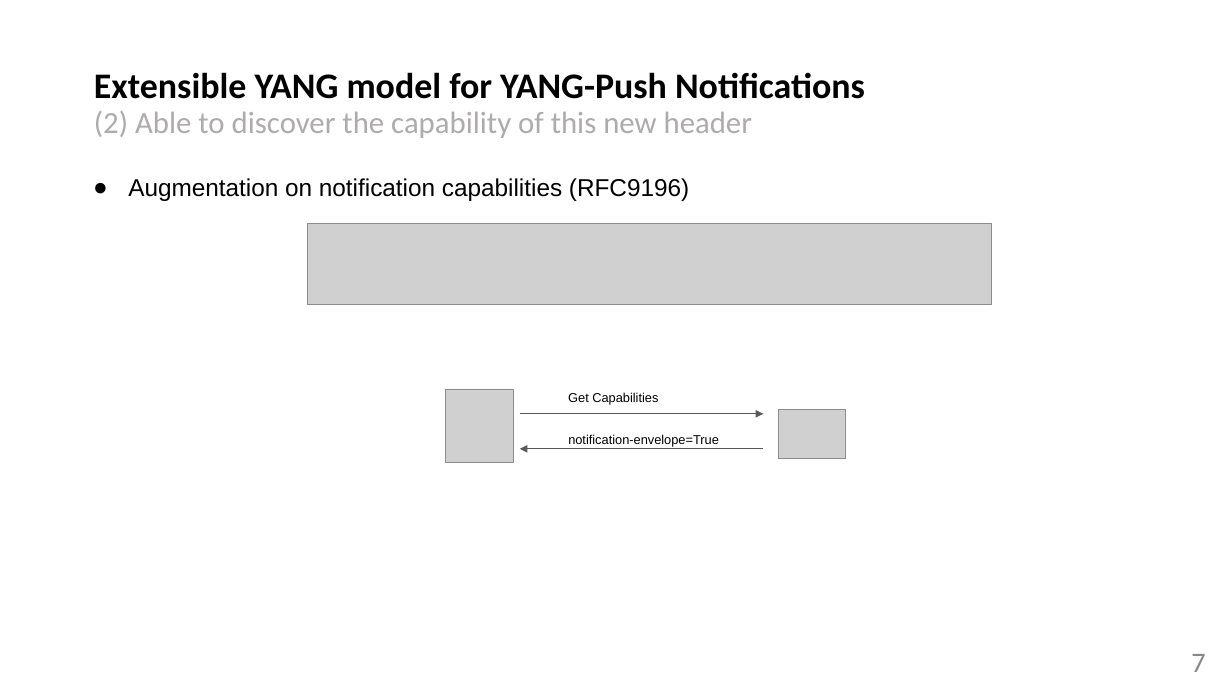
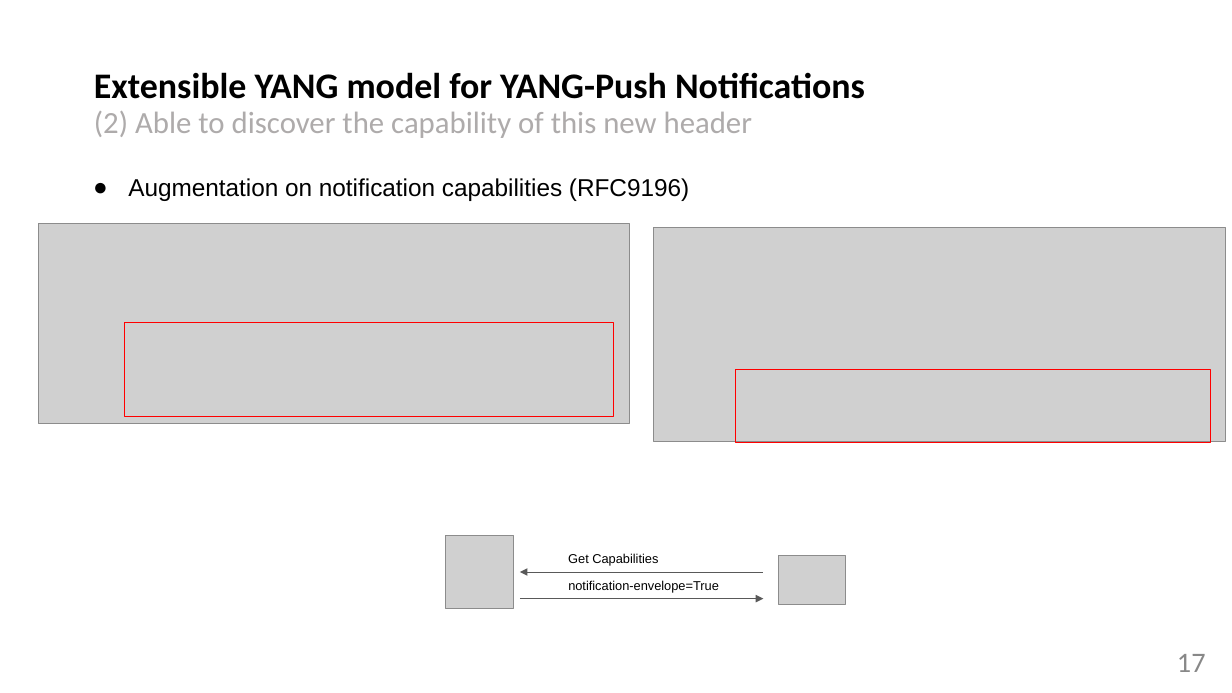
Before and after one commit to network-analytics/ietf-network-analytics-document-status, a slide deck: slide 17 of 122/NETCONF/netconf-nmop-interim-draft-netana-netconf-notif-envelope-02.pptx (slide 7 before the commit). Drawn at 1232x693 pixels with LibreOffice and Linux fonts; fonts in the diff are those of the drawing; grey boxes stand for pictures. Boxes give left, top, right and bottom in pixels: in the first picture for what was removed or moved away, otherwise in the second. Text is boxed around its words. In the diff, an @@ line names an element or a change of style, - is before the commit and + after.

Commit message:
notif-envelope

```diff
--- a/122/NETCONF/netconf-nmop-interim-draft-netana-netconf-notif-envelope-02.pptx
+++ b/122/NETCONF/netconf-nmop-interim-draft-netana-netconf-notif-envelope-02.pptx
@@ picture added at (39, 224, 629, 424) @@
@@ picture removed at (308, 224, 992, 305) @@
@@ picture added at (653, 227, 1226, 441) @@
@@ rectangle added at (124, 323, 614, 416), outline #FF0000 0.75 pt @@
@@ rectangle added at (736, 370, 1211, 443), outline #FF0000 0.75 pt @@
@@ text "Get Capabilities": place and size @@
-text "Get Capabilities" at (568, 392, 658, 405)
+text "Get Capabilities" at (568, 553, 658, 566)
@@ arrow moved from (520, 449) - (763, 449) to (520, 572) - (763, 572) @@
@@ arrow moved from (520, 414) - (763, 414) to (520, 599) - (763, 599) @@
@@ 2 pictures, 1 text: place and size @@
-2 pictures, 1 text at (445, 389, 846, 462)
+2 pictures, 1 text at (445, 535, 846, 608)
@@ page number added at (1177, 654, 1206, 672), 22 pt, text #888888 @@
+17
```
Also in this commit, not shown: 10 other slides changed, 9 slides added, 1 other file.
